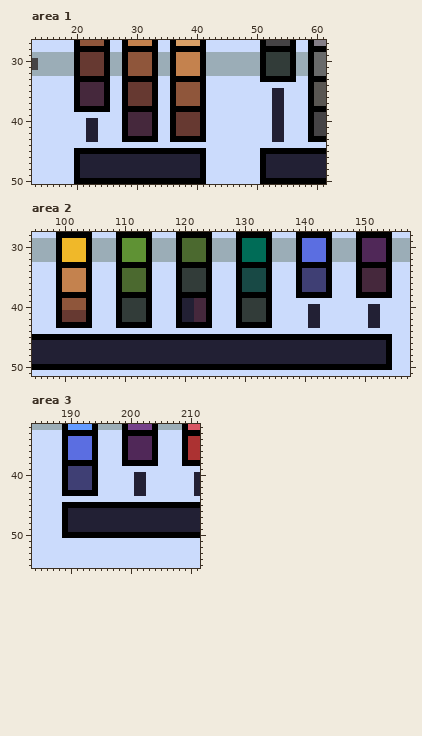
Edited in one commit: pixel-art file (resources/palettes/G 41 [1px].aseprite). The picture above is the old version.
477x64 pixels, 1 frame. Shown: area 1: x 13..61, y 27..50; area 2: x 95..157, y 28..51; area 3: x 184..211, y 32..55.
After:
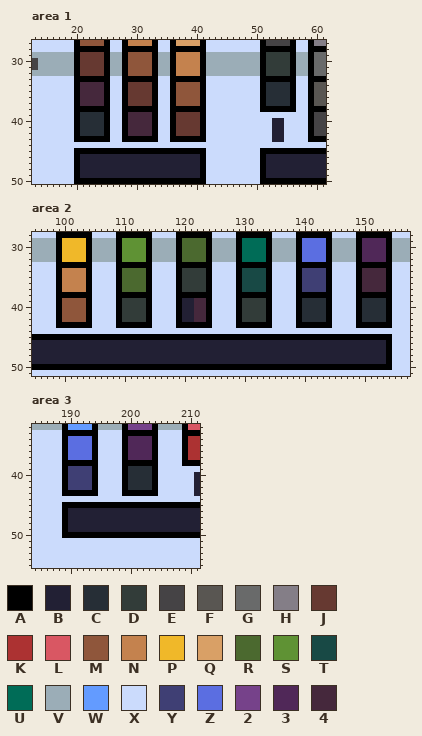
Palette (. is transparent): A #000000  B #222034  C #262e36  D #323c39  E #454345  F #595652  G #696a6a  H #847e87  J #663931  K #ac3232  L #d95763  M #8f563b  N #c4824e  P #f0b829  Q #d9a066  R #4b692f  S #5f9234  T #184945  U #006c57  V #9badb7  W #639bff  X #cbdbfc  Y #3f3f74  Z #5b6ee1  2 #76428a  3 #502858  4 #45283c
What changed:
Area 1, layer "Layer":
y 34: x 51..56 XXXXXX -> ACCCCA
y 35..37: x 51..56 XXBBXX -> ACCCCA
y 38: x 51..56 XXBBXX -> AAAAAA
y 39: x 20..25 XXXXXX -> ACCCCA; x 53..54 BB -> XX
y 40..42: x 20..25 XXBBXX -> ACCCCA
y 43: x 20..25 XXBBXX -> AAAAAA
Area 2, layer "Layer":
y 39: x 139..144 XXXXXX -> ACCCCA; x 149..154 XXXXXX -> ACCCCA
y 40: x 139..144 XXBBXX -> ACCCCA; x 149..154 XXBBXX -> ACCCCA
y 41..42: x 100..103 JJJJ -> MMMM; x 139..144 XXBBXX -> ACCCCA; x 149..154 XXBBXX -> ACCCCA
y 43: x 139..144 XXBBXX -> AAAAAA; x 149..154 XXBBXX -> AAAAAA
Area 3, layer "Layer":
y 39: x 199..204 XXXXXX -> ACCCCA
y 40..42: x 199..204 XXBBXX -> ACCCCA
y 43: x 199..204 XXBBXX -> AAAAAA
Boxes around the changes in both pictures, in picture pixels (x1, y1, x2, y2):
changed: (260, 82, 296, 118)
changed: (74, 112, 110, 142)
changed: (296, 298, 332, 328)
changed: (356, 298, 392, 328)
changed: (62, 310, 86, 322)
changed: (122, 466, 158, 496)
